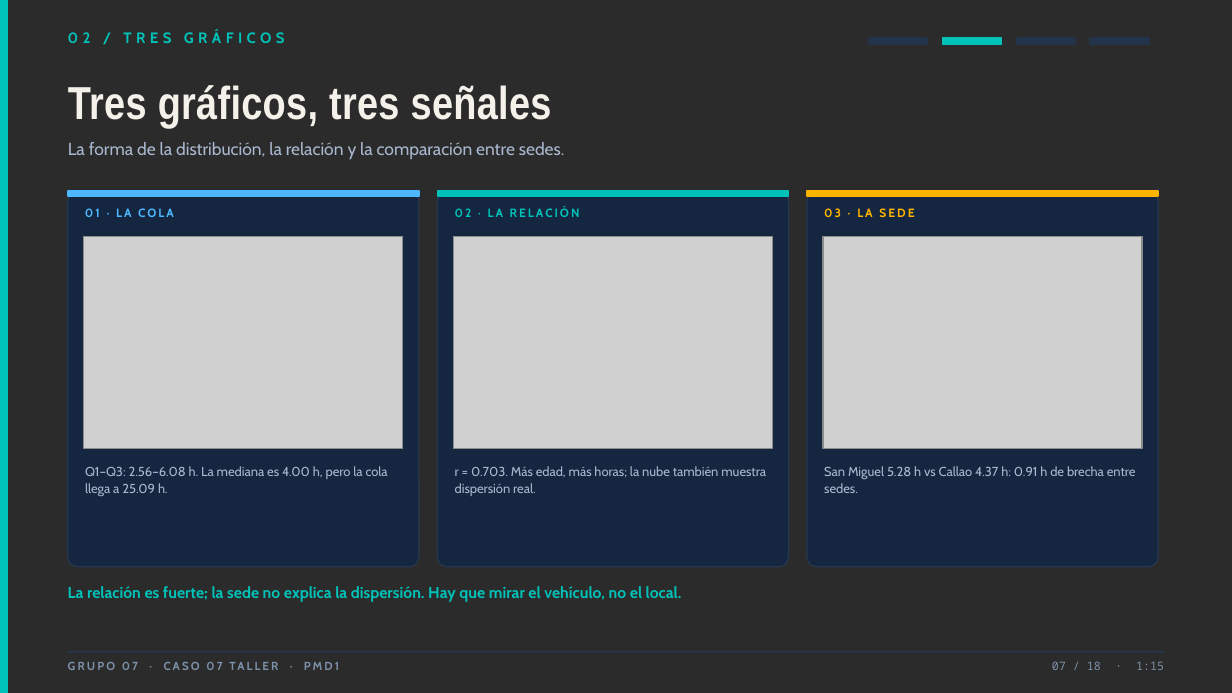
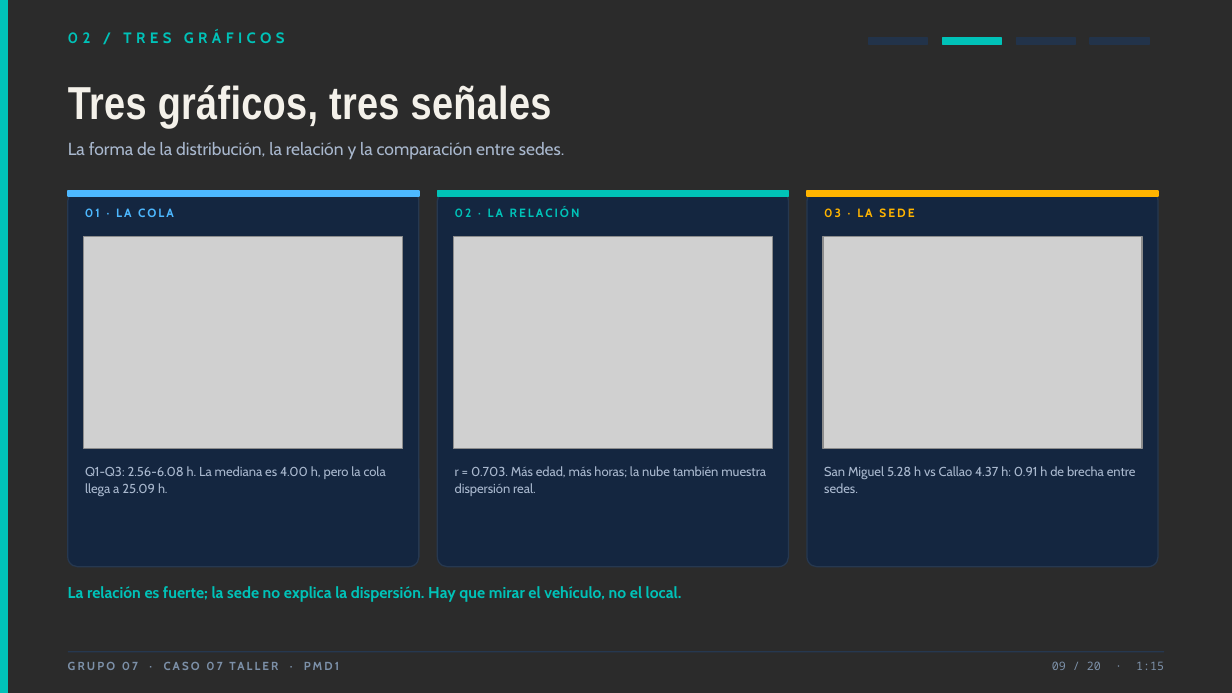
Before and after one commit to erickparionayauricasa6/TRABAJO_FUNDAMENTOS, a slide deck: slide 9 of PMD1_Semana08_Grupo07_Caso07_Taller_Presentacion.pptx (slide 7 before the commit). Drawn at 1232x693 pixels with LibreOffice and Linux fonts; fonts in the diff are those of the drawing; grey boxes stand for pictures; background and template pictures are left out; a plain dark background stands for a picture behind light text. Boxes give left, top, right and bottom in pixels: in the first picture for what was removed or moved away, otherwise in the second. Text is boxed around its words. In the diff, an @@ line names an element or a change of style, - is before the commit and + after.

```diff
--- a/PMD1_Semana08_Grupo07_Caso07_Taller_Presentacion.pptx
+++ b/PMD1_Semana08_Grupo07_Caso07_Taller_Presentacion.pptx
@@ text at bbox=[85, 466, 386, 496]: text changed @@
-Q1–Q3: 2.56–6.08 h. La mediana es 4.00 h, pero la cola llega a 25.09 h.
+Q1-Q3: 2.56-6.08 h. La mediana es 4.00 h, pero la cola llega a 25.09 h.
@@ text at bbox=[1052, 661, 1164, 670]: text changed @@
-07 / 18 · 1:15
+09 / 20 · 1:15
```
Also in this commit, not shown: 19 other slides changed, 3 slides added, 2 other files.
